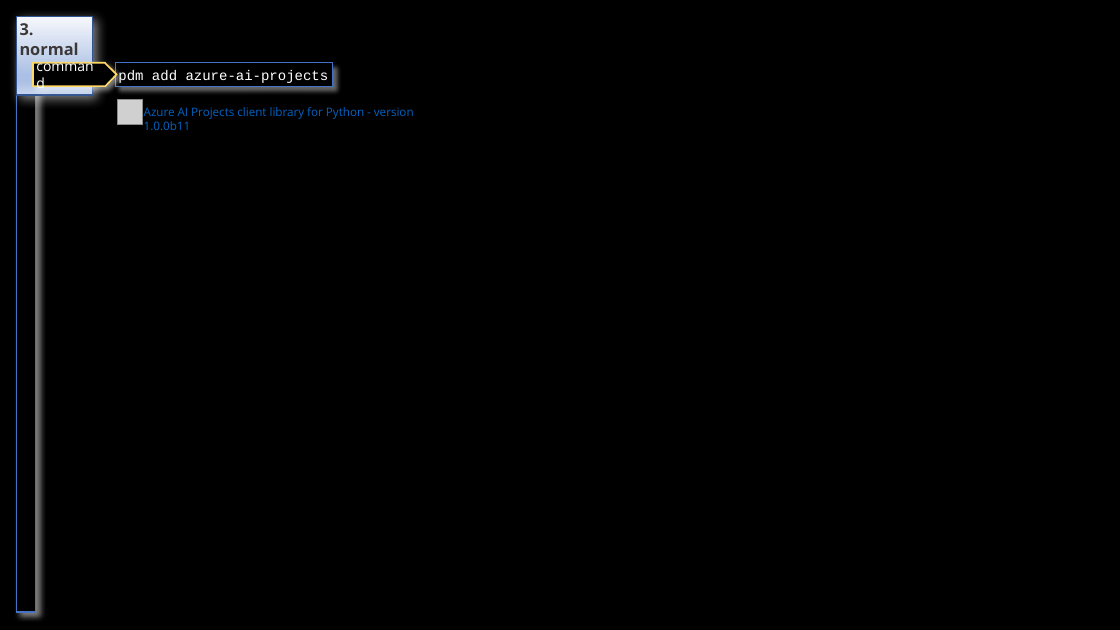
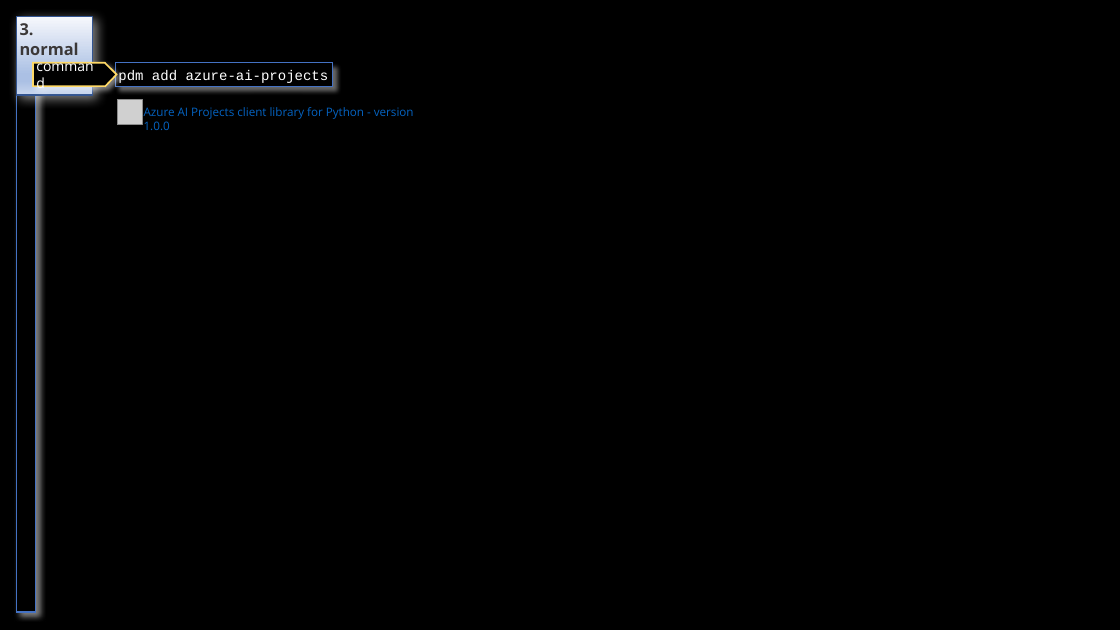
Before and after one commit to 1010836/portfolio, a slide deck: slide 3 of foundry/_reference/client.odp. Drawn at 1120x630 pixels with LibreOffice and Linux fonts; fonts in the diff are those of the drawing; grey boxes stand for pictures. Boxes give left, top, right and bottom in pixels: in the first picture for what was removed or moved away, otherwise in the second. Text is boxed around its words. In the diff, an @@ line names an element or a change of style, - is before the commit and + after.

```diff
--- a/foundry/_reference/client.odp
+++ b/foundry/_reference/client.odp
@@ text at box(144, 107, 414, 130): text changed @@
-Azure AI Projects client library for Python - version 1.0.0b11
+Azure AI Projects client library for Python - version 1.0.0
```
Also in this commit, not shown: 1 slide added, 1 slide removed, 17 other files.
